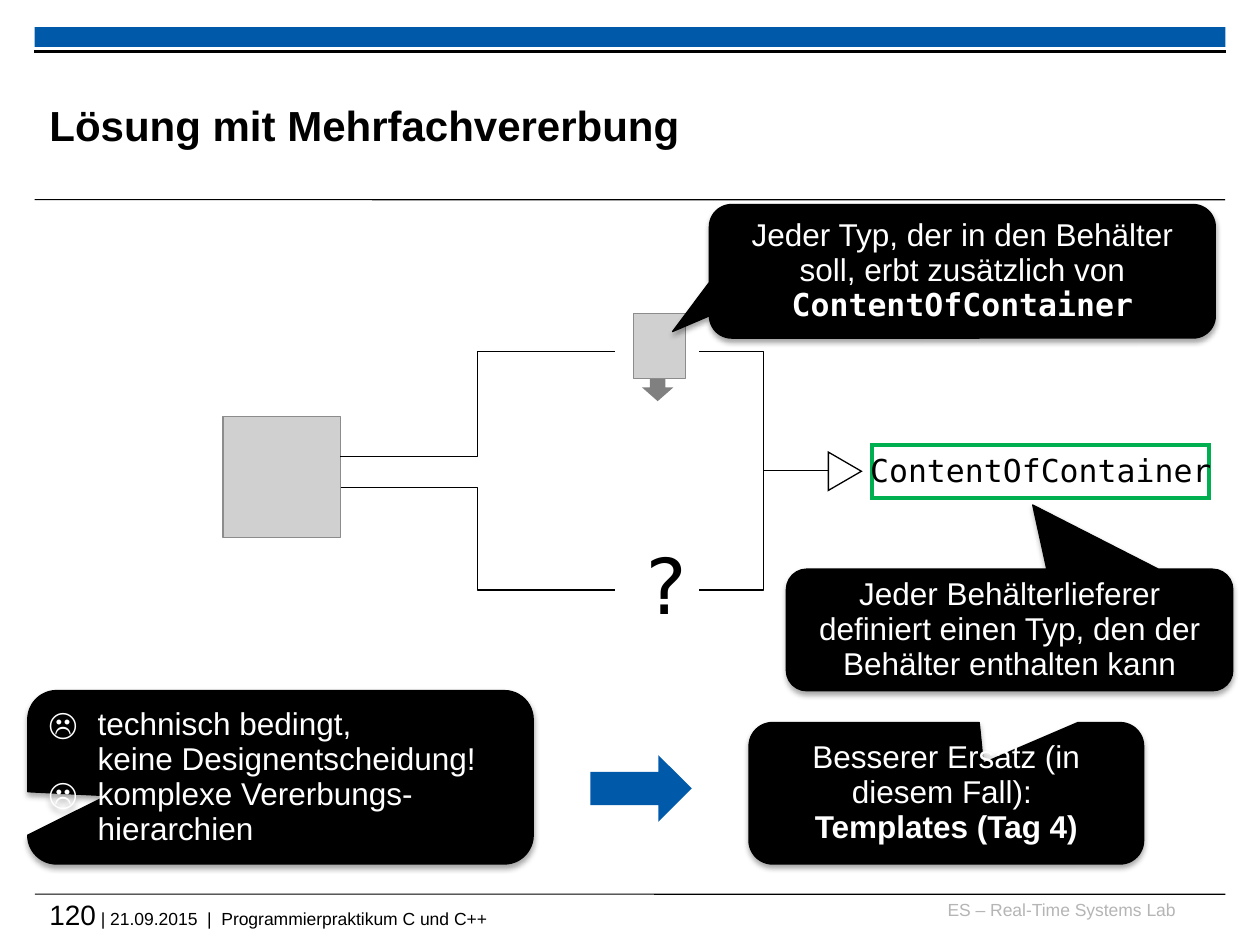
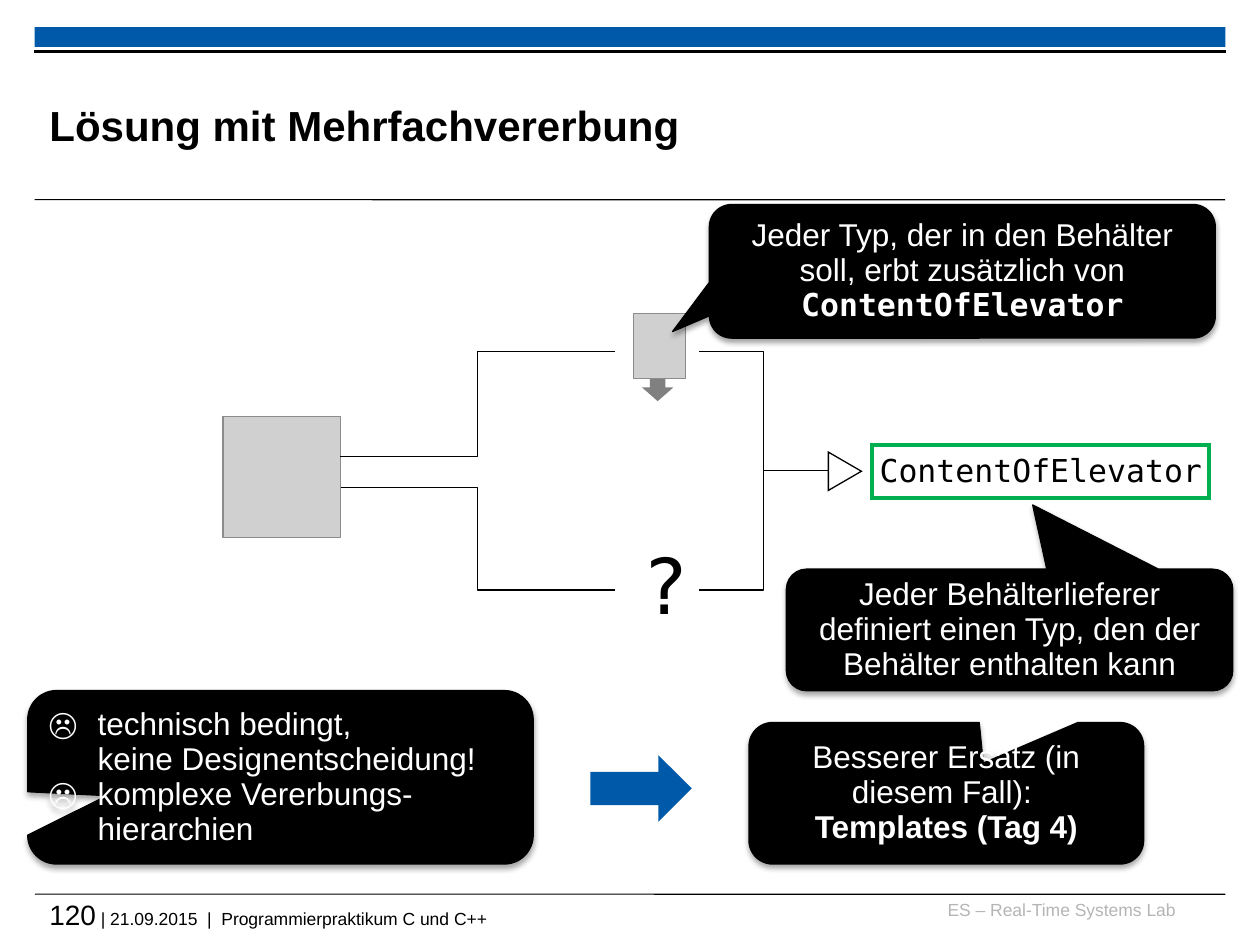
Before and after one commit to h82k/tud-cppp, a slide deck: slide 120 of cppp_lecture.pptx. Drawn at 1260x945 pixels with LibreOffice and Linux fonts; fonts in the diff are those of the drawing; grey boxes stand for pictures; background and template pictures are left out. Boxes give left, top, right and bottom in pixels: in the first picture for what was removed or moved away, otherwise in the second. Text is boxed around its words. In the diff, an @@ line names an element or a change of style, - is before the commit and + after.

```diff
--- a/cppp_lecture.pptx
+++ b/cppp_lecture.pptx
@@ text in rounded speech box at box(752, 223, 1173, 317): text changed @@
-Jeder Typ, der in den Behälter soll, erbt zusätzlich von ContentOfContainer
+Jeder Typ, der in den Behälter soll, erbt zusätzlich von ContentOfElevator
@@ text in rectangle at box(880, 458, 1202, 483): text changed @@
-ContentOfContainer
+ContentOfElevator
```
Also in this commit, not shown: 5 other slides changed, 1 slide added, 2 slides removed, 1 other file.
